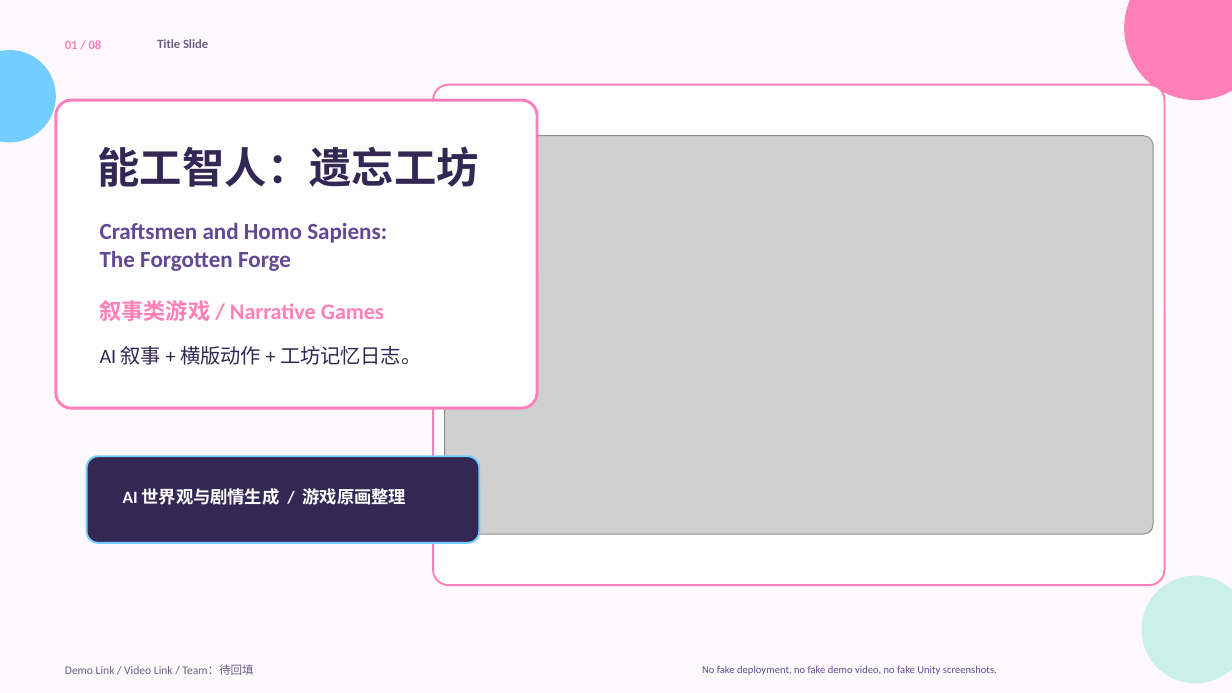
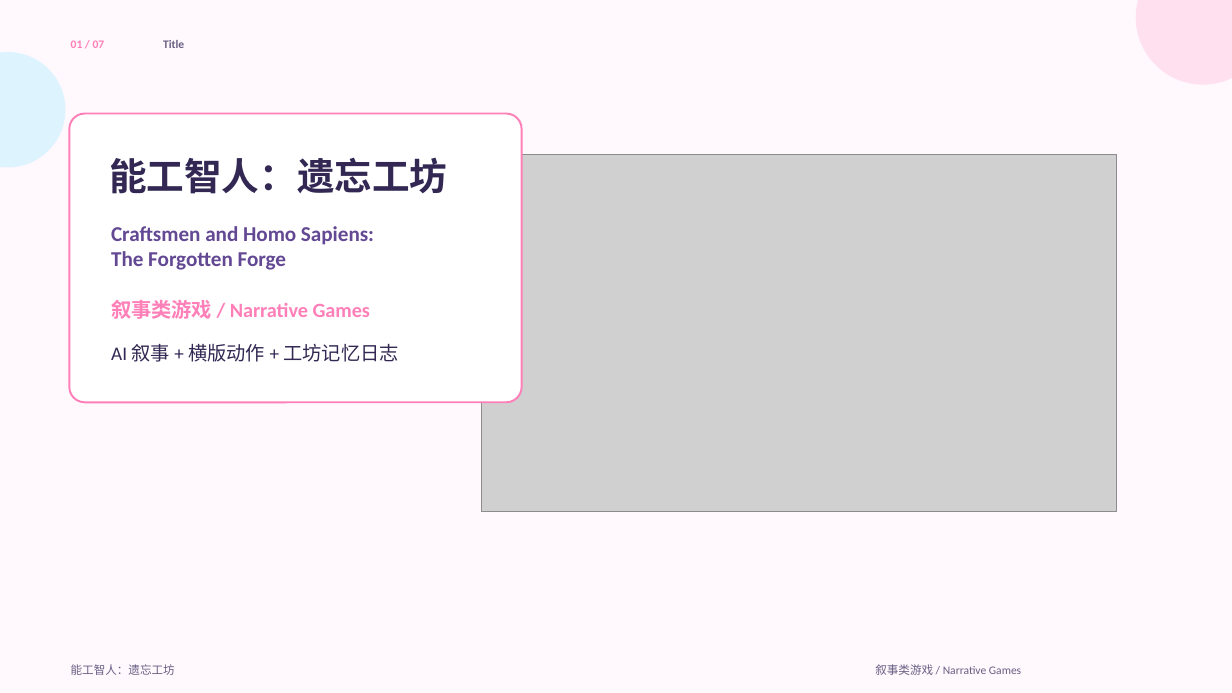
Before and after one commit to youkai-emmison/Craftsmen-and-Homo-sapiens, a slide deck: slide 1 of Submission/project_deck.pptx. Drawn at 1232x693 pixels with LibreOffice and Linux fonts; fonts in the diff are those of the drawing; grey boxes stand for pictures. Boxes give left, top, right and bottom in pixels: in the first picture for what was removed or moved away, otherwise in the second. Text is boxed around its words. In the diff, an @@ line names an element or a change of style, - is before the commit and + after.

Commit message:
Simplify submission deck layout

```diff
--- a/Submission/project_deck.pptx
+++ b/Submission/project_deck.pptx
@@ ellipse: place and size @@
-ellipse at (1125,0,1232,100)
+ellipse at (1136,0,1232,85)
@@ ellipse at (1136,0,1232,85): fill #FF80B8 to #FFE0EF @@
@@ ellipse: place and size @@
-ellipse at (0,50,55,142)
+ellipse at (0,52,66,167)
@@ ellipse at (0,52,66,167): fill #74CDFF to #DDF4FF @@
@@ text at (71,40,105,48): text changed; size 9.8 to 9 pt @@
-01 / 08
+01 / 07
@@ text at (163,40,184,48): text changed; size 9.8 to 9 pt @@
-Title Slide
+Title
@@ rounded rectangle removed at (55,100,537,408) @@
@@ rounded rectangle: place and size @@
-rounded rectangle at (433,85,1165,586)
+rounded rectangle at (69,114,522,402)
@@ rounded rectangle at (69,114,522,402): proportions changed @@
@@ text "能工智人：遗忘工坊": place and size @@
-text "能工智人：遗忘工坊" at (98,146,479,187)
+text "能工智人：遗忘工坊" at (109,157,447,194)
@@ text "能工智人：遗忘工坊" at (109,157,447,194): size 33 to 29.2 pt @@
@@ picture: place and size @@
-picture at (445,136,1153,534)
+picture at (482,154,1117,512)
@@ text "Craftsmen and Homo Sapiens:": place and size @@
-text "Craftsmen and Homo Sapiens:" at (100,223,387,271)
+text "Craftsmen and Homo Sapiens:" at (111,226,374,270)
@@ text "Craftsmen and Homo Sapiens:" at (111,226,374,270): size 18 to 16.5 pt @@
@@ text "叙事类游戏 / Narrative Games": place and size @@
-text "叙事类游戏 / Narrative Games" at (100,300,384,321)
+text "叙事类游戏 / Narrative Games" at (111,300,370,319)
@@ text "叙事类游戏 / Narrative Games" at (111,300,370,319): size 17.2 to 15.8 pt @@
@@ text at (111,344,398,362): text changed; size 15.8 to 15 pt @@
-AI 叙事 + 横版动作 + 工坊记忆日志。
+AI 叙事 + 横版动作 + 工坊记忆日志
@@ rounded rectangle removed at (87,457,480,543) @@
@@ text removed at (123,488,406,505) @@
-AI 世界观与剧情生成 / 游戏原画整理
@@ ellipse removed at (1141,576,1232,684) @@
@@ text removed at (65,664,253,675) @@
-Demo Link / Video Link / Team：待回填
@@ text added at (71,664,175,675), 9 pt, text #695F84 @@
+能工智人：遗忘工坊
@@ text removed at (702,665,997,675) @@
-No fake deployment, no fake demo video, no fake Unity screenshots.
@@ text added at (875,664,1021,675), 9 pt, text #695F84 @@
+叙事类游戏 / Narrative Games
```
Also in this commit, not shown: 1 other slide changed, 5 slides added, 6 slides removed, 29 other files.
